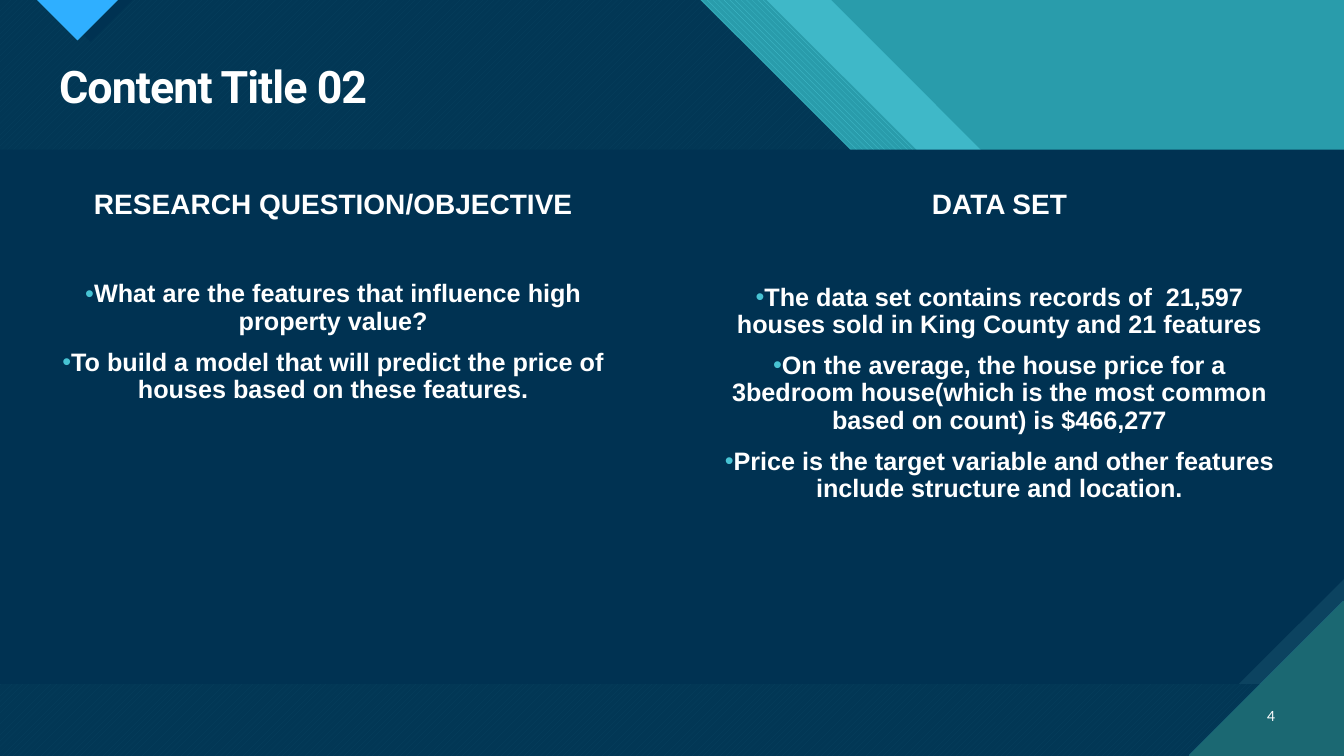
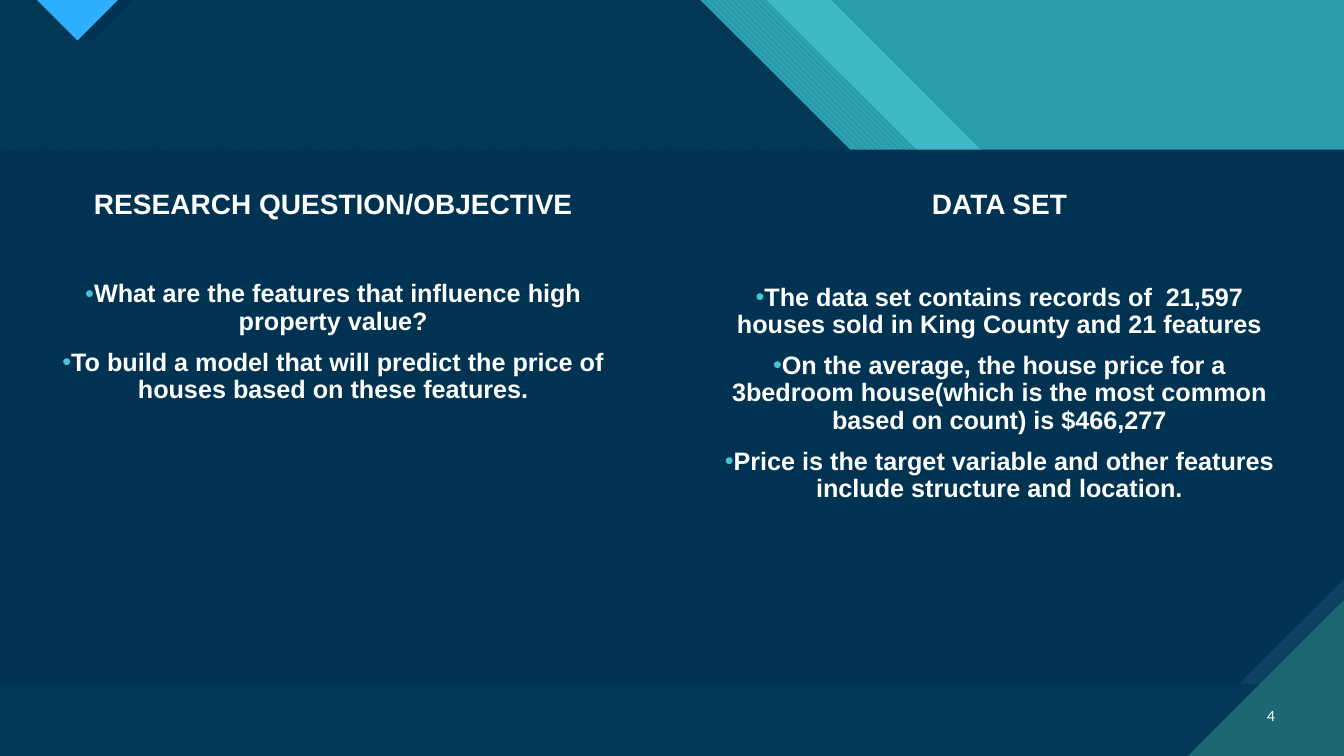
Before and after one commit to CrisQueCris/Houseprices, a slide deck: slide 4 of Final PresentationKC.pptx. Drawn at 1344x756 pixels with LibreOffice and Linux fonts; fonts in the diff are those of the drawing. Boxes give left, top, right and bottom in pixels: in the first picture for what was removed or moved away, otherwise in the second. Text is boxed around its words. In the diff, an @@ line names an element or a change of style, - is before the commit and + after.

```diff
--- a/Final PresentationKC.pptx
+++ b/Final PresentationKC.pptx
@@ title removed at box(59, 69, 367, 104) @@
-Content Title 02
```
Also in this commit, not shown: 1 other slide changed, 1 other file.
